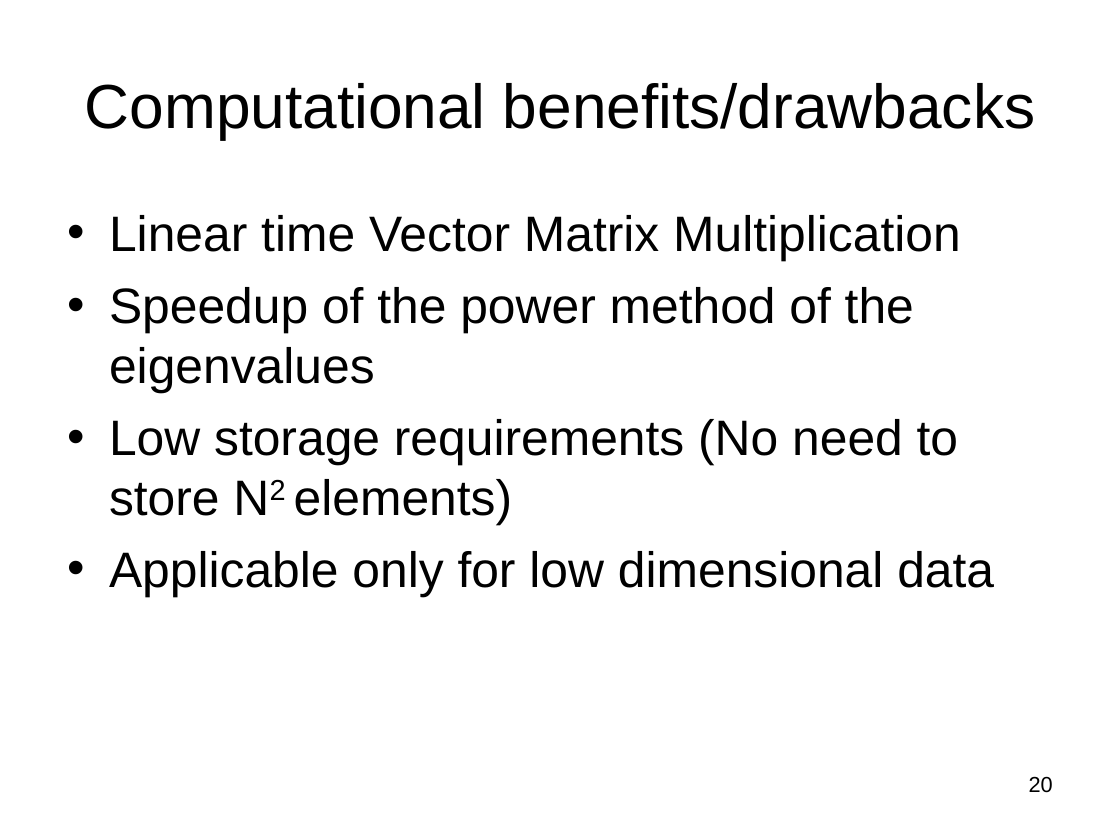
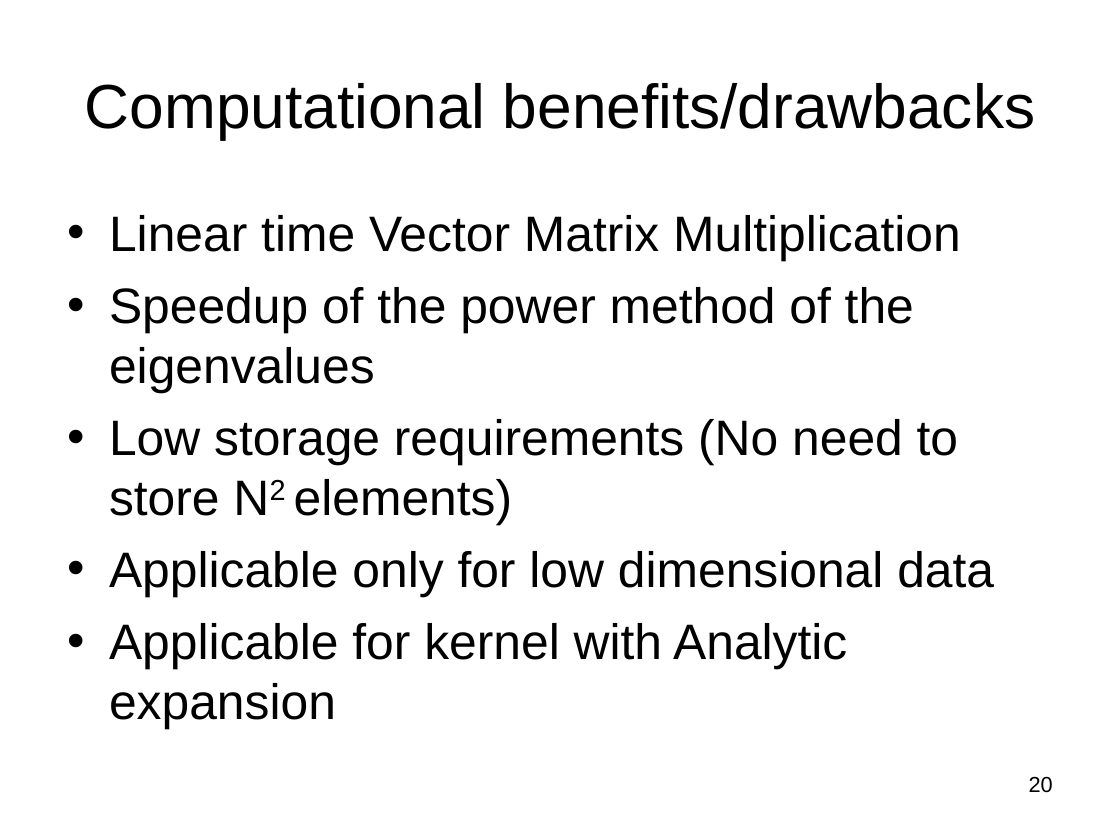
Before and after one commit to subailong/mlpack, a slide deck: slide 20 of fastlib/u/nvasil/docs/proposal/proposal.ppt. Drawn at 1120x840 pixels with LibreOffice and Linux fonts; fonts in the diff are those of the drawing. Boxes give left, top, right and bottom in pixels: in the first picture for what was removed or moved away, otherwise in the second. Text is boxed around its words. In the diff, an @@ line names an element or a change of style, - is before the commit and + after.

```diff
--- a/fastlib/u/nvasil/docs/proposal/proposal.ppt
+++ b/fastlib/u/nvasil/docs/proposal/proposal.ppt
@@ text at (x1=109, y1=623, x2=847, y2=729): paragraph added @@
+• Applicable for kernel with Analytic expansion
```
Also in this commit, not shown: 1 other file.
